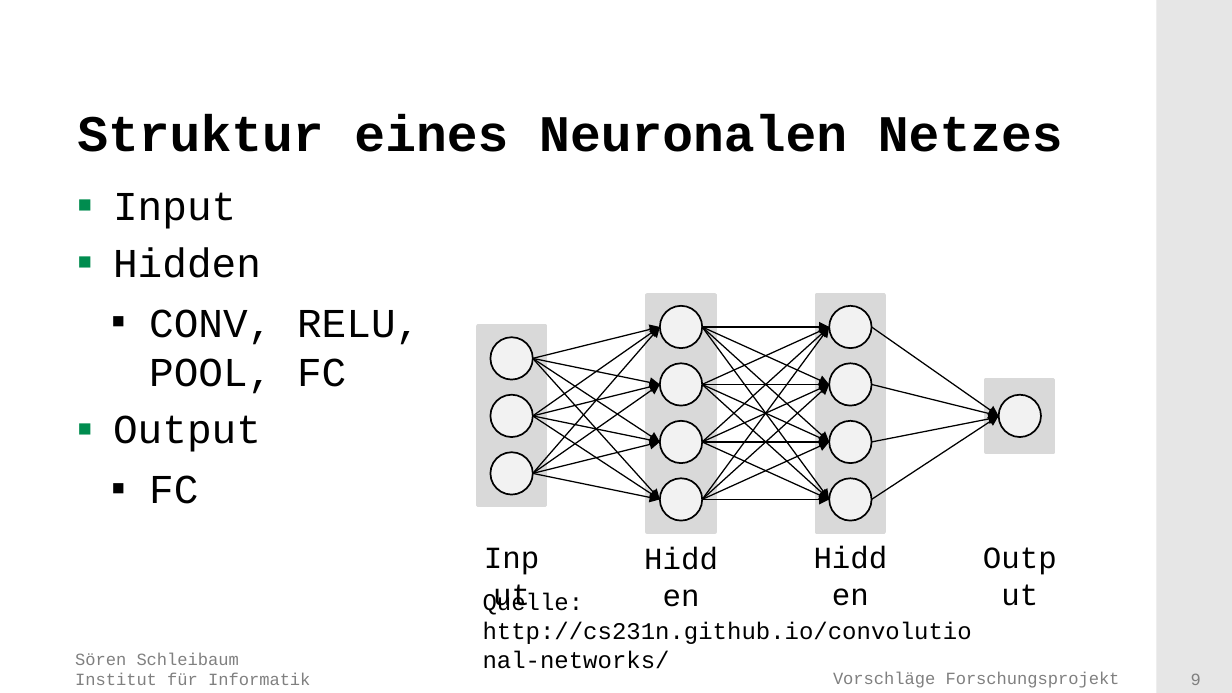
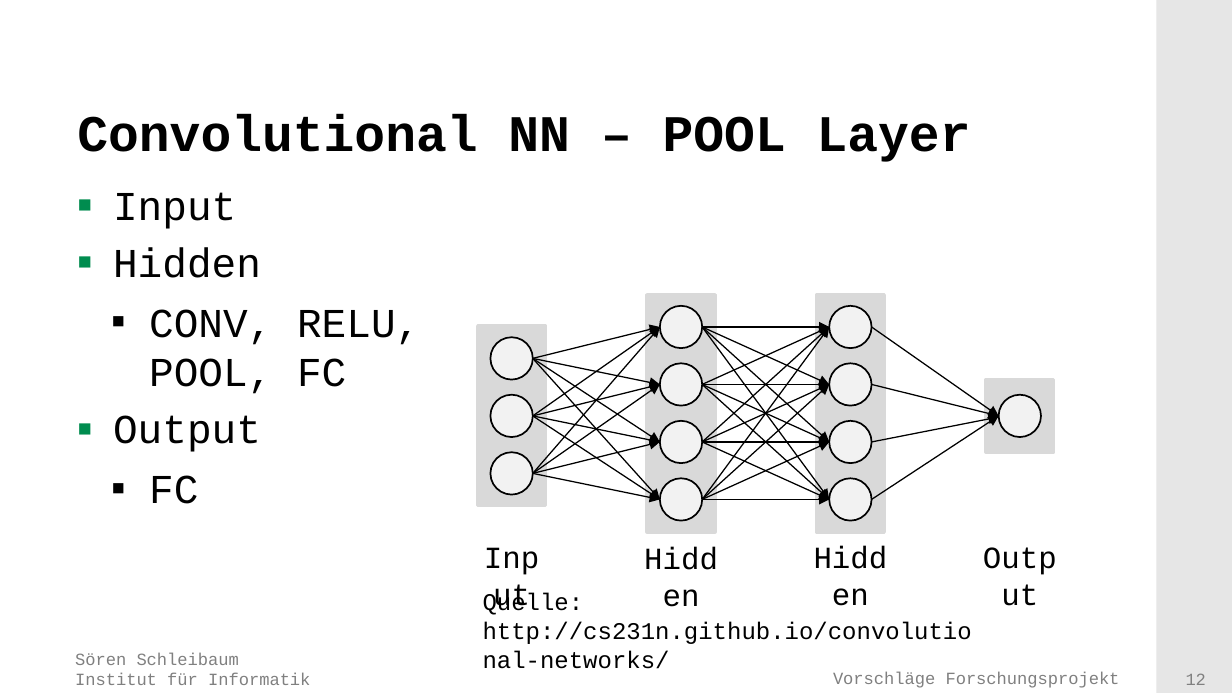
Before and after one commit to adityaraj52/ConvNet, a slide deck: slide 12 of PresentationsAndTalk/Präsentation.pptx (slide 9 before the commit). Drawn at 1232x693 pixels with LibreOffice and Linux fonts; fonts in the diff are those of the drawing; background and template pictures are left out. Boxes give left, top, right and bottom in pixels: in the first picture for what was removed or moved away, otherwise in the second. Text is boxed around its words. In the diff, an @@ line names an element or a change of style, - is before the commit and + after.

```diff
--- a/PresentationsAndTalk/Präsentation.pptx
+++ b/PresentationsAndTalk/Präsentation.pptx
@@ title at (77, 114, 971, 162): text changed @@
-Struktur eines Neuronalen Netzes
+Convolutional NN – POOL Layer
@@ page number at (1186, 673, 1206, 685): text changed @@
-9
+12
```
Also in this commit, not shown: 2 other slides changed, 10 slides added, 5 slides removed.
